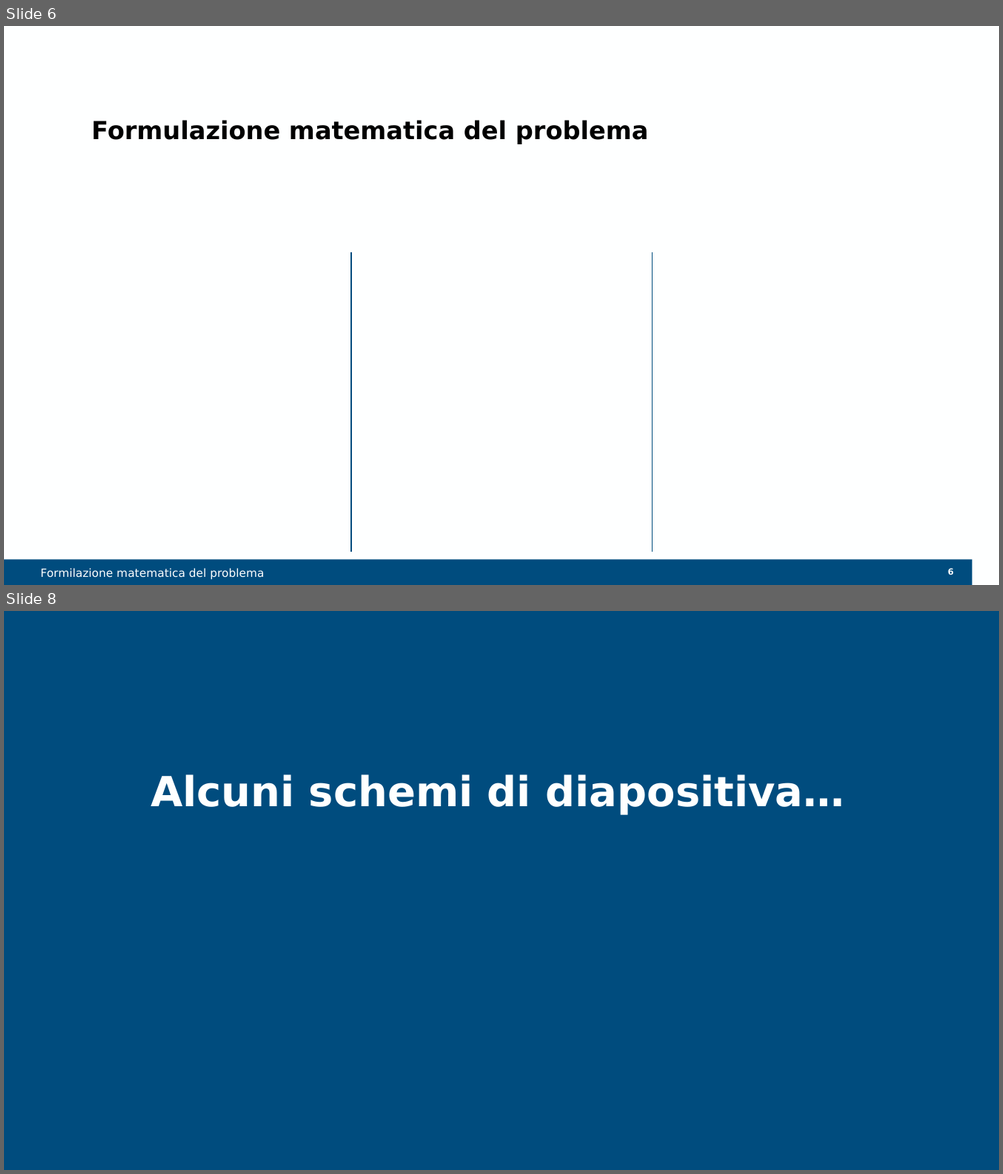
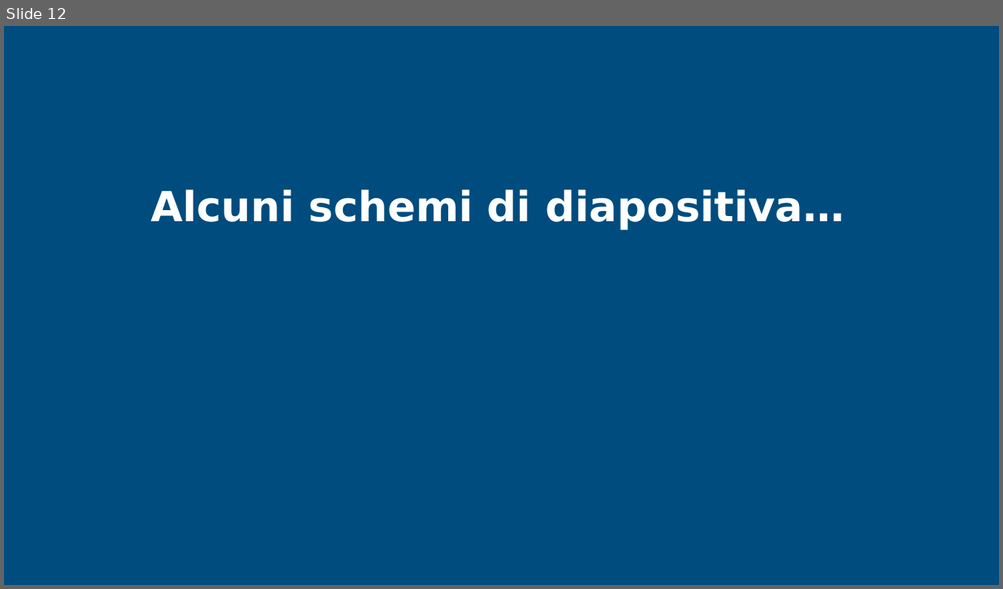
Before and after one commit to IvanNece/Tesi_Necerini, a slide deck: PowerPoint/TesiNecerini_Presentazione.pptx. Shown one above the other, each under a label of ours: slides 6 and 8 before the commit, slide 12 after it; the slides between them are not shown. The pictures are 1003x1174 and 1003x589 pixels, drawn with LibreOffice and Linux fonts; fonts in the diff are those of the drawing; background and template pictures are left out. Boxes give left, top, right and bottom in pixels: in the first picture for what was removed or moved away, otherwise in the second. Text is boxed around its words. In the diff, an @@ line names an element or a change of style, - is before the commit and + after.

```diff
--- a/PowerPoint/TesiNecerini_Presentazione.pptx
+++ b/PowerPoint/TesiNecerini_Presentazione.pptx
@@ slide 6 removed at <box>4,26,999,585</box>, background #FEFFFF @@
@@ title removed at <box>91,120,649,144</box> @@
-Formulazione matematica del problema
@@ line removed from (351, 252) to (351, 552) @@
@@ line removed from (652, 252) to (652, 552) @@
@@ rectangle removed at <box>4,560,972,585</box> @@
@@ text removed at <box>40,568,264,580</box> @@
-Formilazione matematica del problema
@@ page number removed at <box>948,568,953,575</box> @@
-6
@@ what was slide 8 is now slide 12 @@
```
Also in this commit, not shown: 3 slides changed, 5 slides added, 4 other files.
